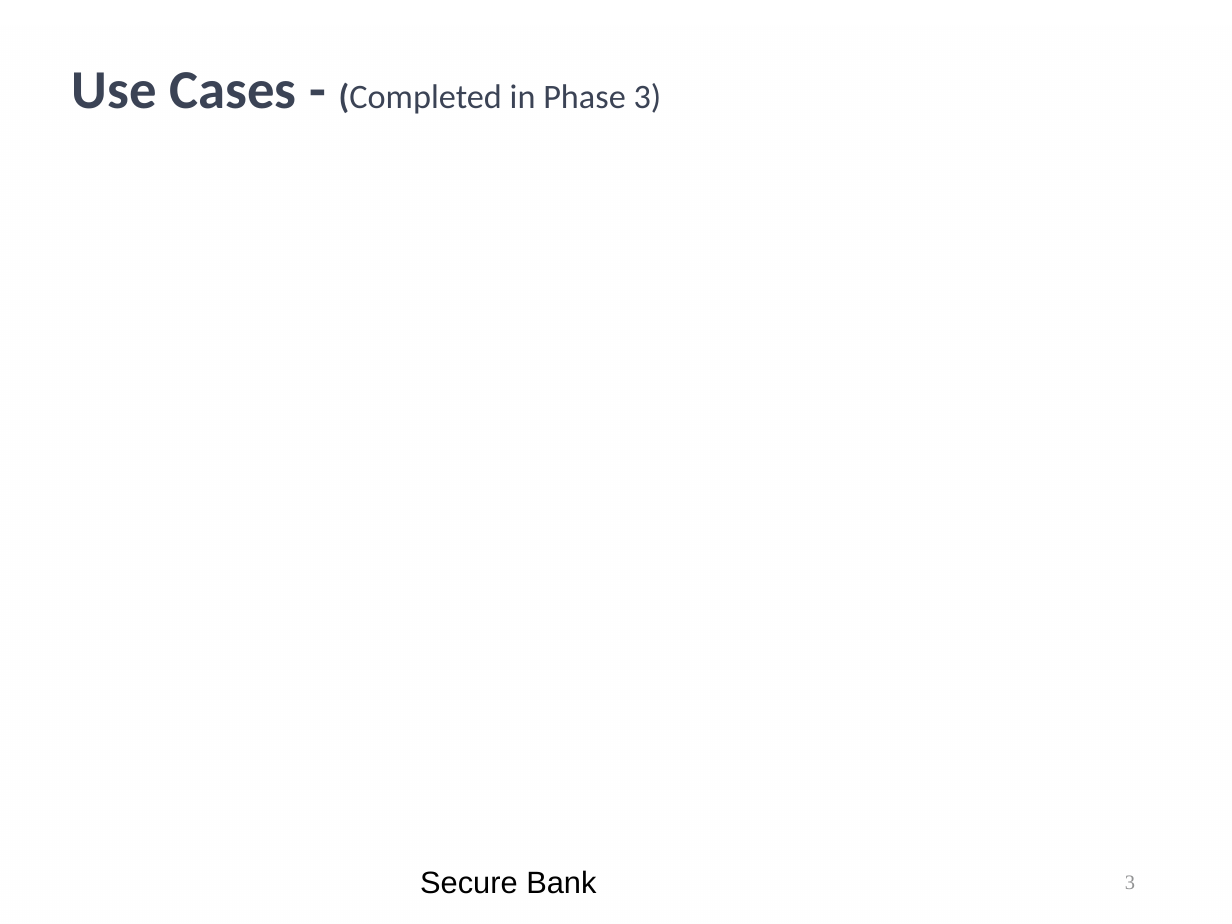
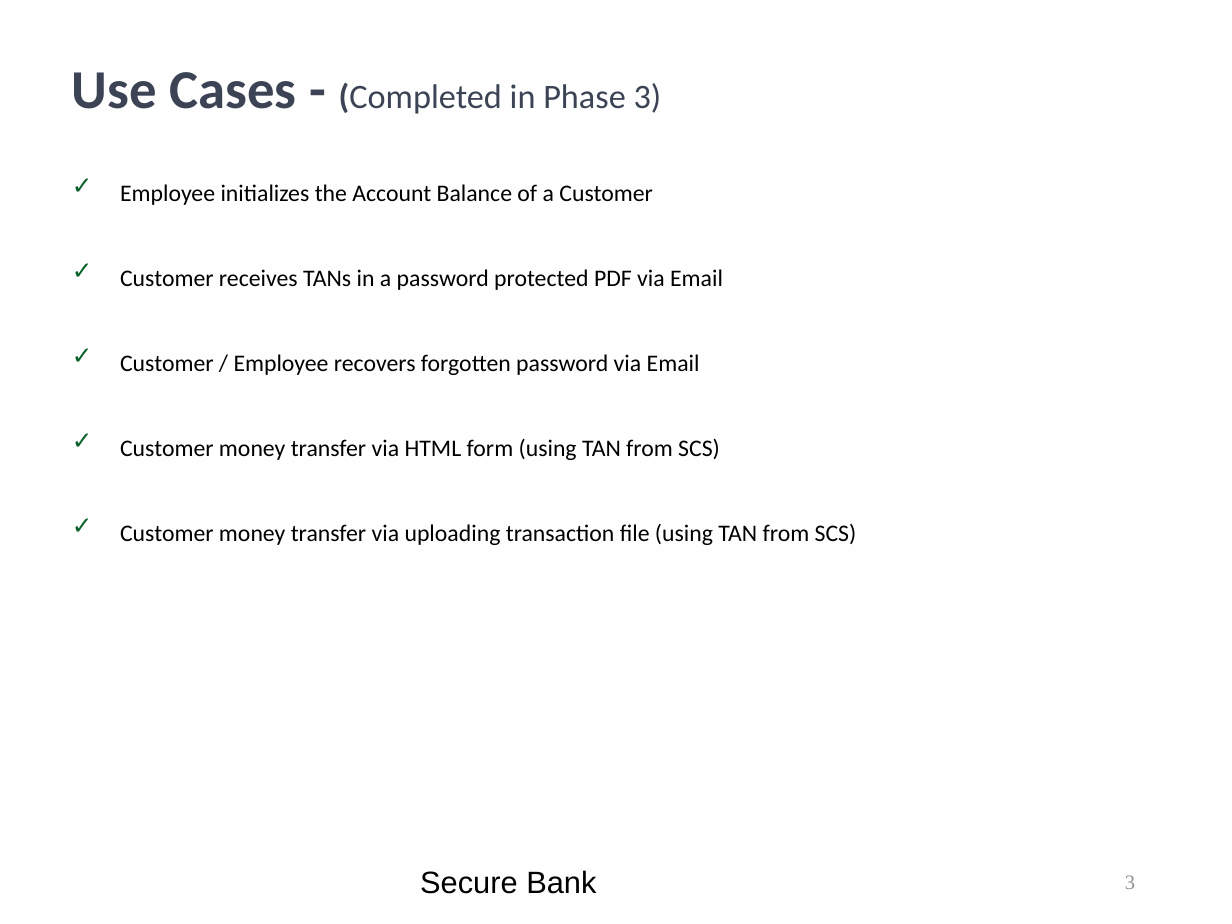
Before and after one commit to kwuerl/secure-coding-team-8, a slide deck: slide 3 of presentations/Phase3.ppt. Drawn at 1232x924 pixels with LibreOffice and Linux fonts; fonts in the diff are those of the drawing; background and template pictures are left out. Boxes give left, top, right and bottom in pixels: in the first picture for what was removed or moved away, otherwise in the second. Text is boxed around its words. In the diff, an @@ line names an element or a change of style, - is before the commit and + after.

Commit message:
updated presentation with all phase 1 and some phase 3 use-cases

```diff
--- a/presentations/Phase3.ppt
+++ b/presentations/Phase3.ppt
@@ text added at box(120, 184, 857, 545), 24 pt, text #000000 @@
+✓ Employee initializes the Account Balance of a Customer
+✓ Customer receives TANs in a password protected PDF via Email
+✓ Customer / Employee recovers forgotten password via Email
+✓ Customer money transfer via HTML form (using TAN from SCS)
+✓ Customer money transfer via uploading transaction file (using TAN from SCS)
```
Also in this commit, not shown: 11 other slides changed, 1 slide added.
